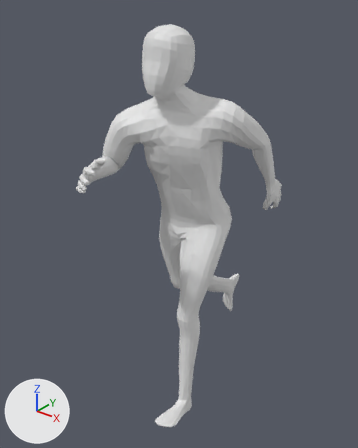
One commit to the Blender file Male.blend: the scene before it, then after it.
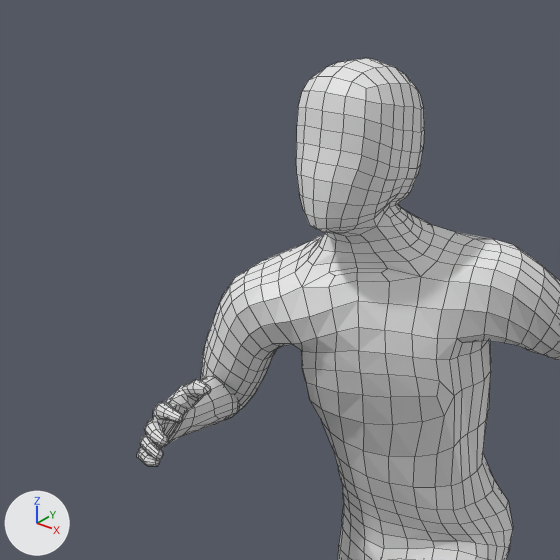
There are two pictures of each version: one whole from a 50 mm camera at (1.321, -1.752, 2.024) aimed at (-0.043, -0.048, 0.968), one close up on the part from 5% to 70% of the width and 0% to 52% of the height. The axes (+X, +Y, +Z) are drawn at lower left. The lights are the same throughout. Both versions are drawn at frame 0 of the action 'Run'; the numbers are the values there. The close-ups show mesh edges as thin lines.
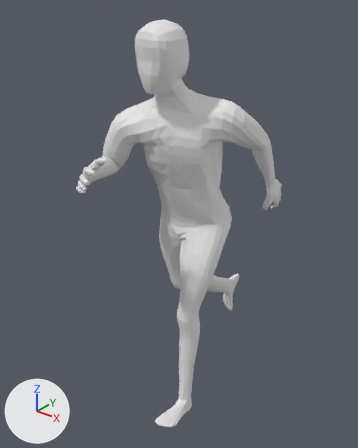
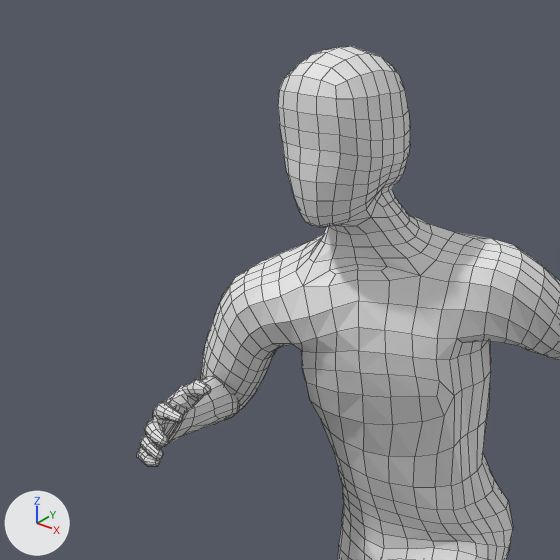
Changed parts and their boxes [x1, y1, x2, y2] in the close-ups (560 x 560 px):
'Cube', posed
    before: [137, 58, 560, 560]
    after: [137, 46, 560, 560]

What the commit changed:
Bone 'neck' (bone_neck) turns from (-8, 0, 0) to (0, 0, 0) degrees about its own x, y and z.
Bone 'head' (bone_head) moves from (-0.001, -0.029, 0.006) to (0.0, 0.0, 0.0).
Bone 'head' (bone_head) turns from (-11, 5, -2) to (0, 0, 0) degrees about its own x, y and z.
